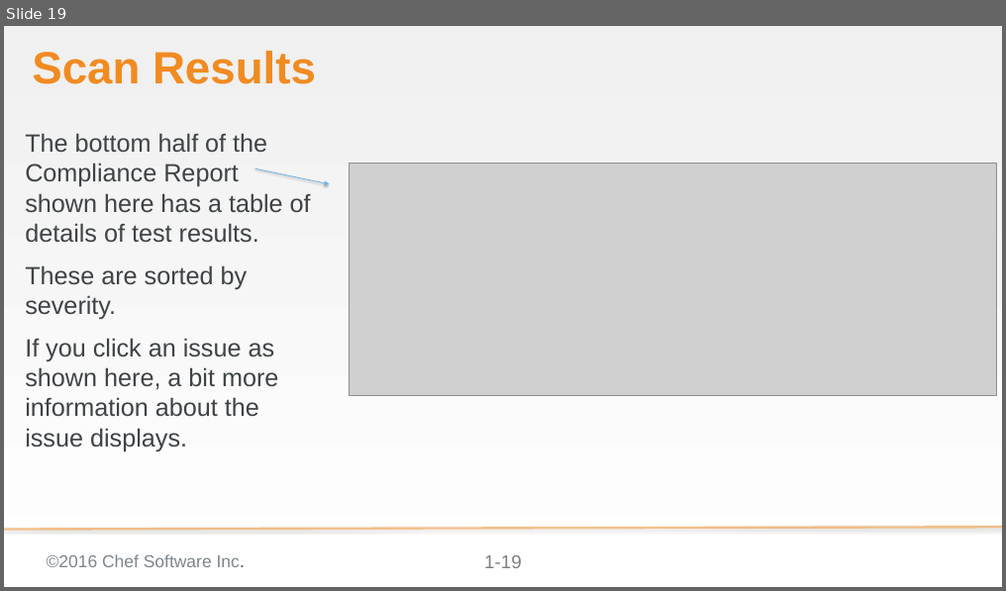
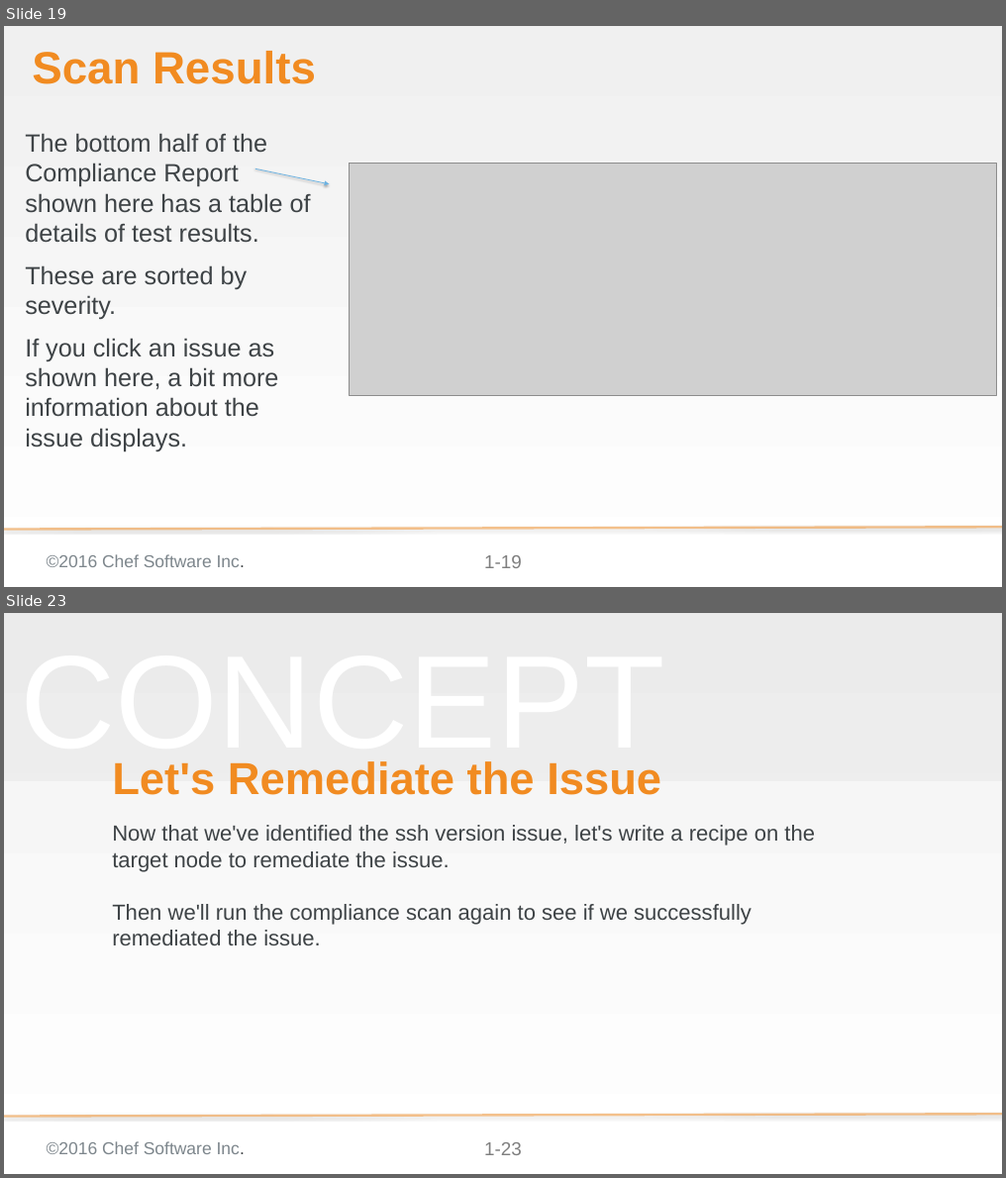
Before and after one commit to bchamby/chef-compliance-installation-configuration-operation, a slide deck: 03-initial-configuration-scans.pptx. Shown one above the other, each under a label of ours: slide 19 before the commit, slides 19 and 23 after it; the slides between them are not shown. The pictures are 1006x591 and 1006x1178 pixels, drawn with LibreOffice and Linux fonts; fonts in the diff are those of the drawing; grey boxes stand for pictures; background and template pictures are left out. Boxes give left, top, right and bottom in pixels: in the first picture for what was removed or moved away, otherwise in the second. Text is boxed around its words. In the diff, an @@ line names an element or a change of style, - is before the commit and + after.

```diff
--- a/03-initial-configuration-scans.pptx
+++ b/03-initial-configuration-scans.pptx
@@ slide 23 added at box(4, 613, 1002, 1174), background gradient #F2F2F2 to #FFFFFF; not listed: 3 template elements that a slide beside it also shows @@
@@ rectangle added at box(4, 613, 1002, 781), fill #D9D9D9 at 25% opacity @@
@@ text added at box(20, 761, 664, 771), 169.3 pt, text #F2F2F2 at 50% opacity @@
+CONCEPT
@@ title added at box(112, 761, 661, 795), 57.6 pt, text #F18B21, bold @@
+Let's Remediate the Issue
@@ subtitle added at box(112, 825, 815, 946), 28 pt, text #3E4346 @@
+Now that we've identified the ssh version issue, let's write a recipe on the target node to remediate the issue.
+Then we'll run the compliance scan again to see if we successfully remediated the issue.
```
Also in this commit, not shown: 2 slides changed, 22 other slides added, 2 slides removed.
